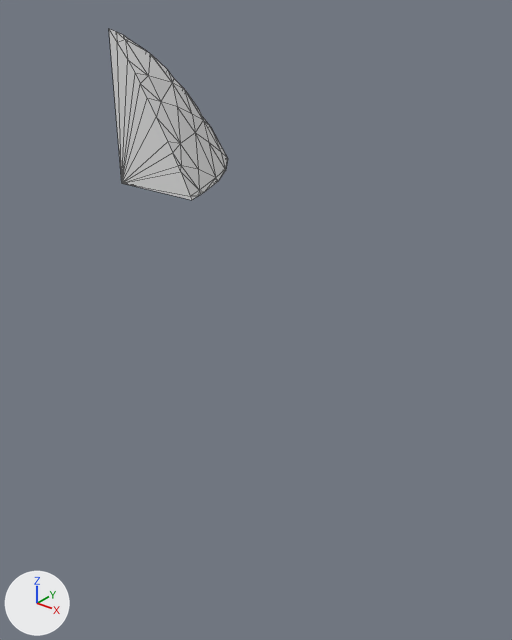
Two versions of the glTF model assets/terrain/surface_pieces/surf_20_4.glb, one commit apart.
One viewpoint serves both versions: a 50 mm camera at (2.32, 74.48, -15.76) aimed at (-7.79, 87.13, -23.6). Arrows for +X, +Y and +Z are at lower left; the lights stay in place. The first picture is the older version. Mesh edges are drawn as thin lines. Where no turn or scale is listed for an object, it has been applied to the vertices.

Objects in the first picture: 'geometry_0'.
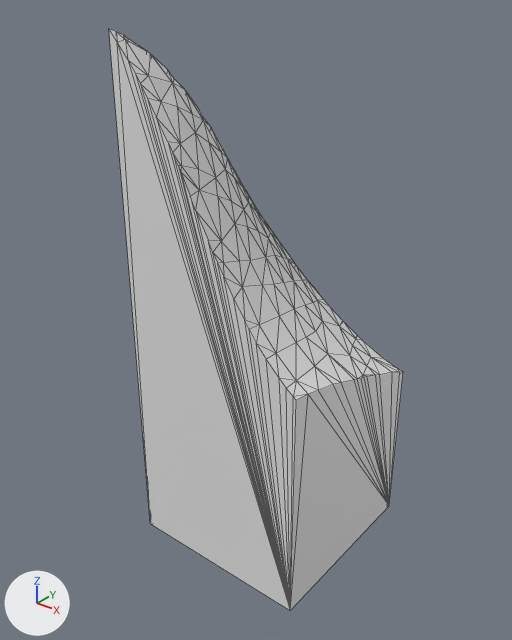
Pixel boxes (x1, y1, x2, y2) of what changed, in the pictures (512 x 640 px):
```json
{"object": "geometry_0", "change": "reshaped", "before": [109, 29, 228, 200], "after": [109, 29, 403, 611], "on screen": "146% wider, 239% taller"}
{"part": 1, "of": "me_geometry_0", "change": "built on", "before": [113, 36, 228, 200], "after": [113, 36, 403, 611]}
```

The change, as JSON lines over the scene's bpy script:
```json
{"block": "me_geometry_0", "where": "# used by ob_geometry_0; location = (0.0, 0.0, 0.0)"}
{"op": "remove", "block": "me_geometry_0", "code": "me_geometry_0.from_pydata(...)  # 61 vertices, 118 faces; spans x -10.0..-7.82, y 85.0..88.61, z -20.0..-16.75"}
{"op": "add", "block": "me_geometry_0", "code": "me_geometry_0.from_pydata(...)  # 158 vertices, 312 faces; spans x -10.0..-5.0, y 85.0..90.0, z -30.0..-16.75"}
{"block": "me_geometry_0", "change": "me_geometry_0 part 1"}
{"block": "me_geometry_0", "change": "10 vertices are removed from x -10.0..-7.82, y 85.0..88.61, z -20.0"}
{"block": "me_geometry_0", "change": "54 faces are deleted"}
{"block": "me_geometry_0", "change": "4 vertices move from x -9.65..-7.91, y 85.3..88.29, z -20.0 to x -9.13..-7.71, y 85.0..87.93, z -20.52..-20.21"}
{"block": "me_geometry_0", "change": "107 vertices are added at x -10.0..-5.0, y 85.0..90.0, z -30.0..-20.25"}
{"block": "me_geometry_0", "change": "248 new faces join them"}
```
